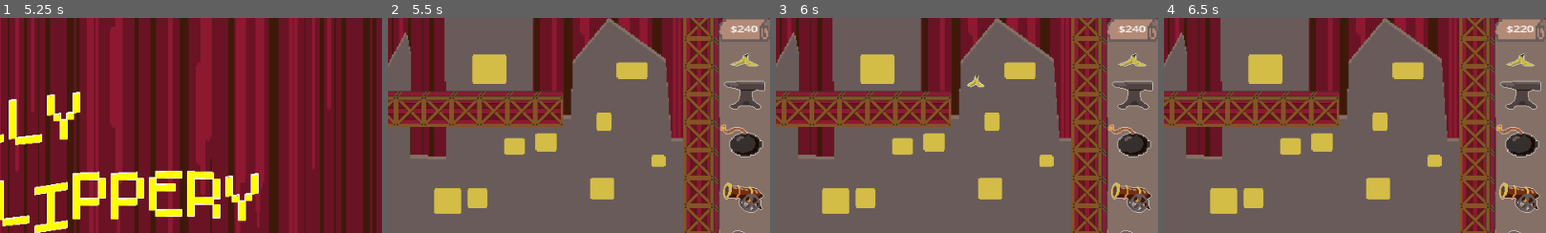
Above: before the commit, frames 1-4 (left to right).
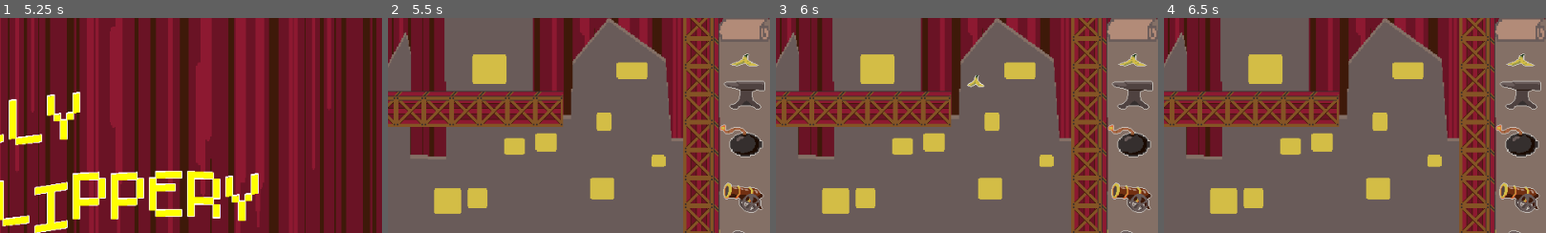
Above: after the commit, the same moments.

Repository: Rotta-Games/slapstick_lemmings
Game: Godot game, scene res://scenes/splash.tscn
Same seed, same stepped clock (60 frames per second), same inputs: the game is played once before the commit and once after it. Sound files missing from this copy of the repository are replaced by a short silence.
Inputs (mouse positions are % of the whole screen's width and height, from its top left):
- Up to frame 1 (5.25 s): tap Enter at 0.5, 2 s; move the mouse to (72, 45) at 0.52 s; hold D 0.53-1.25 s; click (72, 45) at 0.67 s; tap Space at 1.25 s; drag from (30, 55) to (45, 70) at 1.27 s; move the mouse to (60, 28) at 2.02 s; hold D 2.03-2.75 s; drag from (45, 70) to (20, 35) at 2.77 s; click "START" at 3.5 s; click "START" at 4.25 s; move the mouse to (80, 65) at 5.02 s; hold A from 5.03 s (still down)
- Up to frame 2 (5.5 s): keep holding A
- Up to frame 3 (6 s): release A at 5.75 s; drag from (97, 10) to (35, 25) at 5.77 s
- Up to frame 4 (6.5 s): no input
The pictures show only the part of the screen within x 50-100%, y 0-50%; the shares and areas given below are measured in that part.

Frame 1 is identical in both runs. In frame 2, 0.1% of the frame differs, in the area x 89-97%, y 3-8%; in frame 3, 0.1%; in frame 4, 0.2%.

Commit message:
fix crash

Diff:
--- a/scenes/money_handler.gd
+++ b/scenes/money_handler.gd
@@ -7,6 +7,7 @@
 
 func _ready():
 	money = initial_player_money
+	money_text.visible = false
 
 func substract(amount):
 	money = money - amount
--- a/scenes/props/cannon.gd
+++ b/scenes/props/cannon.gd
@@ -28,10 +28,5 @@
 func _on_animated_sprite_2d_animation_finished():
 	_fire()
 
-
-func _on_visible_on_screen_enabler_2d_screen_exited():
-	queue_free()
-
-
 func _on_shoot_timer_timeout():
 	animated_sprited.play("shoot")
--- a/scenes/props/piemaster.gd
+++ b/scenes/props/piemaster.gd
@@ -37,9 +37,5 @@
 	fire_sound.play()
 
 
-func _on_visible_on_screen_enabler_2d_screen_exited():
-	queue_free()
-
-
 func _on_animated_sprite_2d_animation_finished():
 	animated_sprited.play("idle")
--- a/scenes/props/piemaster.tscn
+++ b/scenes/props/piemaster.tscn
@@ -73,7 +73,4 @@
 stream = ExtResource("3_dp35y")
 volume_db = -10.0
 
-[node name="VisibleOnScreenEnabler2D" type="VisibleOnScreenEnabler2D" parent="."]
-
 [connection signal="animation_finished" from="AnimatedSprite2D" to="." method="_on_animated_sprite_2d_animation_finished"]
-[connection signal="screen_exited" from="VisibleOnScreenEnabler2D" to="." method="_on_visible_on_screen_enabler_2d_screen_exited"]
Not shown: 1 places in scenes/level1.tscn that only renumber resources
Not shown: 1 places in scenes/money_handler.tscn that only renumber resources
Not shown: 1 places in test_level.tscn that only renumber resources
